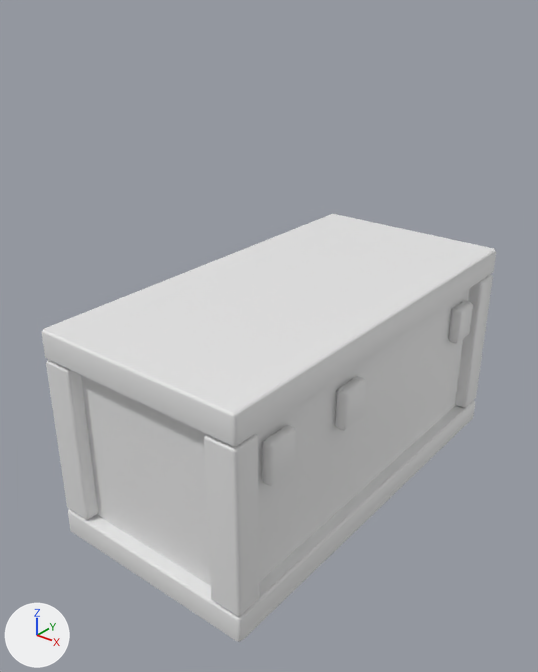
One commit to the FBX model Assets/PackageAsset/Honda 1/Clay/SM_Clay_Body_07.fbx: the scene before it, then after it.
One viewpoint serves both versions: a 50 mm lens placed at (1.82, -2.48, 2.23), pointed at (-0.04, -0.16, 0.79). Lighting does not change. The marker at lower left points along +X, +Y and +Z. Where no turn or scale is listed for an object, it has been applied to the vertices.

In view in the first picture: 'SM_Clay_Body_07'.
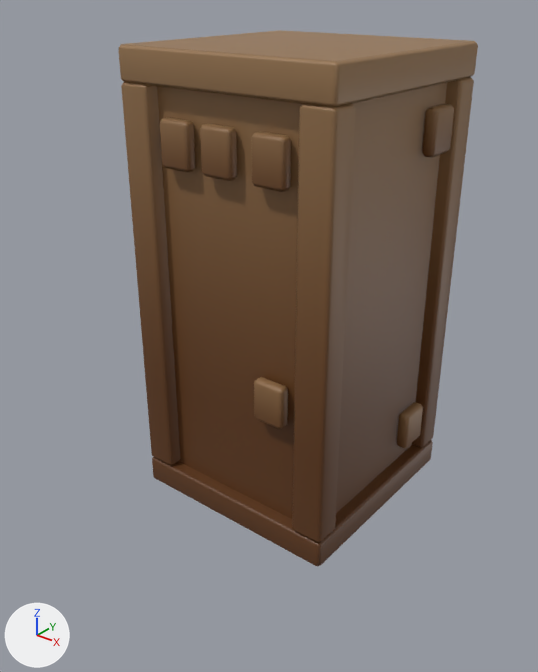
The change, as a list of edits to the scene's bpy script:
```text
Add img_t_all_01_png:
    img_t_all_01_png = load_image('T_All_01.png', '../T_All_01.png', 2048, 2048, 'sRGB')
Change mat_mi_clay_01:
    remove mat_mi_clay_01.base_color = (0.8, 0.8, 0.8)  # white #e7e7e7
    add mat_mi_clay_01.texture = img_t_all_01_png
Change me_cube_090_piece_023_piece_010:
    used by ob_sm_clay_body_07; location = (0.0, 0.0, 0.0)
    remove me_cube_090_piece_023_piece_010.from_pydata(...)  # 281 vertices, 301 faces; spans x -0.5..0.5, y -1.0..1.0, z 0.0..1.0
    add me_cube_090_piece_023_piece_010.from_pydata(...)  # 414 vertices, 445 faces; spans x -0.5..0.5, y -0.5..0.5, z 0.0..1.99
    me_cube_090_piece_023_piece_010 part 1: the loose piece of 24 vertices spanning x 0.44..0.5, y 0.65..0.8, z 0.59..0.78 is moved by (0.0, -0.46, -0.37)
    me_cube_090_piece_023_piece_010 part 2: the loose piece of 24 vertices spanning x 0.44..0.5, y -0.35..-0.19, z 0.59..0.78 is moved by (-0.94, 0.5, 0.0)
    me_cube_090_piece_023_piece_010 part 3: the loose piece of 24 vertices spanning x 0.35..0.5, y -1.0..-0.87, z 0.13..0.86 is scaled about its middle by (0.994, 0.361, 0.231), then moved by (-0.2, 0.47, 1.15)
    me_cube_090_piece_023_piece_010 part 4: the loose piece of 24 vertices spanning x 0.37..0.5, y 0.85..1.0, z 0.13..0.86 is scaled about its middle by (0.372, 1.04, 0.231), then moved by (0.04, -0.66, 1.18)
    me_cube_090_piece_023_piece_010 part 5: the loose piece of 24 vertices spanning x 0.44..0.49, y -0.81..-0.65, z 0.59..0.78 is scaled about its middle by (-1.1, 1.01, -0.991), then moved by (-0.94, 0.5, 0.95)
    me_cube_090_piece_023_piece_010 part 6: the loose piece of 24 vertices spanning x -0.34..-0.19, y 0.94..1.0, z 0.22..0.41 is moved by (0.24, -1.44, 1.33)
    me_cube_090_piece_023_piece_010 part 7: the loose piece of 24 vertices spanning x 0.35..0.5, y -1.0..-0.87, z 0.13..0.86 is copied, and the copy is scaled about its middle by (0.994, 0.361, 0.231), then moved by (-0.65, 0.47, 1.15); it spans x -0.3..-0.15, y -0.5..-0.44, z 1.56..1.74
    me_cube_090_piece_023_piece_010 part 8: the loose piece of 32 vertices spanning x -0.5..0.5, y -1.0..1.0, z 0.0..0.13 is rebuilt with 24 vertices and now spans x -0.5..0.5, y -0.5..0.5, z 0.0..0.13
    me_cube_090_piece_023_piece_010 part 9: a new loose piece of 30 vertices spanning x -0.44..0.44, y -0.44..0.44, z 0.06..1.93, in mat_mi_clay_01 (picture img_t_all_01_png)
    me_cube_090_piece_023_piece_010 part 10: a new loose piece of 24 vertices spanning x 0.15..0.3, y -0.5..-0.44, z 0.59..0.78, in mat_mi_clay_01 (picture img_t_all_01_png)
    me_cube_090_piece_023_piece_010 part 11: a new loose piece of 24 vertices spanning x 0.35..0.5, y -0.5..-0.37, z 0.13..1.86, in mat_mi_clay_01 (picture img_t_all_01_png)
    me_cube_090_piece_023_piece_010 part 12: a new loose piece of 24 vertices spanning x 0.35..0.5, y 0.37..0.5, z 0.13..1.86, in mat_mi_clay_01 (picture img_t_all_01_png)
    me_cube_090_piece_023_piece_010 part 13: a new loose piece of 24 vertices spanning x -0.5..-0.35, y -0.5..-0.37, z 0.13..1.86, in mat_mi_clay_01 (picture img_t_all_01_png)
    me_cube_090_piece_023_piece_010 part 14: a new loose piece of 24 vertices spanning x -0.5..0.5, y -0.5..0.5, z 1.86..1.99, in mat_mi_clay_01 (picture img_t_all_01_png)
    me_cube_090_piece_023_piece_010 part 15: the loose piece of 24 vertices spanning x -0.5..-0.35, y -1.0..-0.87, z 0.13..0.86 is deleted
    me_cube_090_piece_023_piece_010 part 16: 33 vertices removed from x -0.5..0.5, y -1.0..1.0, z 0.06..1.0
```

Pixel boxes (x1, y1, x2, y2) of what changed, in the pictures (538 x 672 px; the box of a moved part takes in the faces that stretch with it):
'SM_Clay_Body_07', surface changed, reshaped (grey to brown, 21% narrower, 25% taller): before (42, 214, 496, 642); after (118, 30, 478, 566)
part 1 of me_cube_090_piece_023_piece_010, moved or reshaped: before (448, 300, 473, 344); after (396, 402, 423, 449)
part 2 of me_cube_090_piece_023_piece_010, moved or reshaped (not visible afterwards): before (335, 376, 366, 431)
part 3 of me_cube_090_piece_023_piece_010, moved or reshaped: before (204, 434, 259, 616); after (252, 131, 291, 192)
part 4 of me_cube_090_piece_023_piece_010, moved or reshaped: before (455, 274, 493, 408); after (422, 104, 454, 158)
part 5 of me_cube_090_piece_023_piece_010, moved or reshaped (not visible afterwards): before (262, 425, 296, 486)
part 6 of me_cube_090_piece_023_piece_010, moved or reshaped (not visible before): after (200, 123, 237, 181)
part 7 of me_cube_090_piece_023_piece_010, added (brown): after (160, 117, 195, 172)
part 8 of me_cube_090_piece_023_piece_010, rebuilt: before (68, 400, 475, 642); after (152, 440, 433, 566)
part 9 of me_cube_090_piece_023_piece_010, added (brown): after (157, 83, 447, 519)
part 10 of me_cube_090_piece_023_piece_010, added (brown): after (254, 377, 288, 429)
part 11 of me_cube_090_piece_023_piece_010, added (brown): after (292, 103, 356, 542)
part 12 of me_cube_090_piece_023_piece_010, added (brown): after (412, 77, 474, 447)
part 13 of me_cube_090_piece_023_piece_010, added (brown): after (121, 82, 180, 465)
part 14 of me_cube_090_piece_023_piece_010, added (brown): after (118, 30, 478, 107)
part 15 of me_cube_090_piece_023_piece_010, deleted: before (46, 360, 98, 520)
part 16 of me_cube_090_piece_023_piece_010, deleted: before (42, 214, 496, 586)
